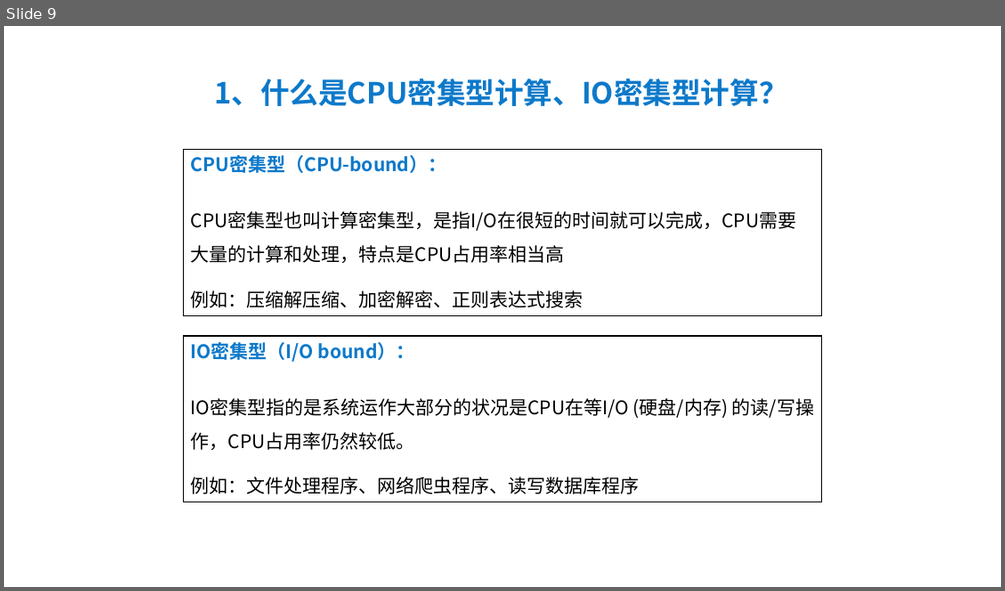
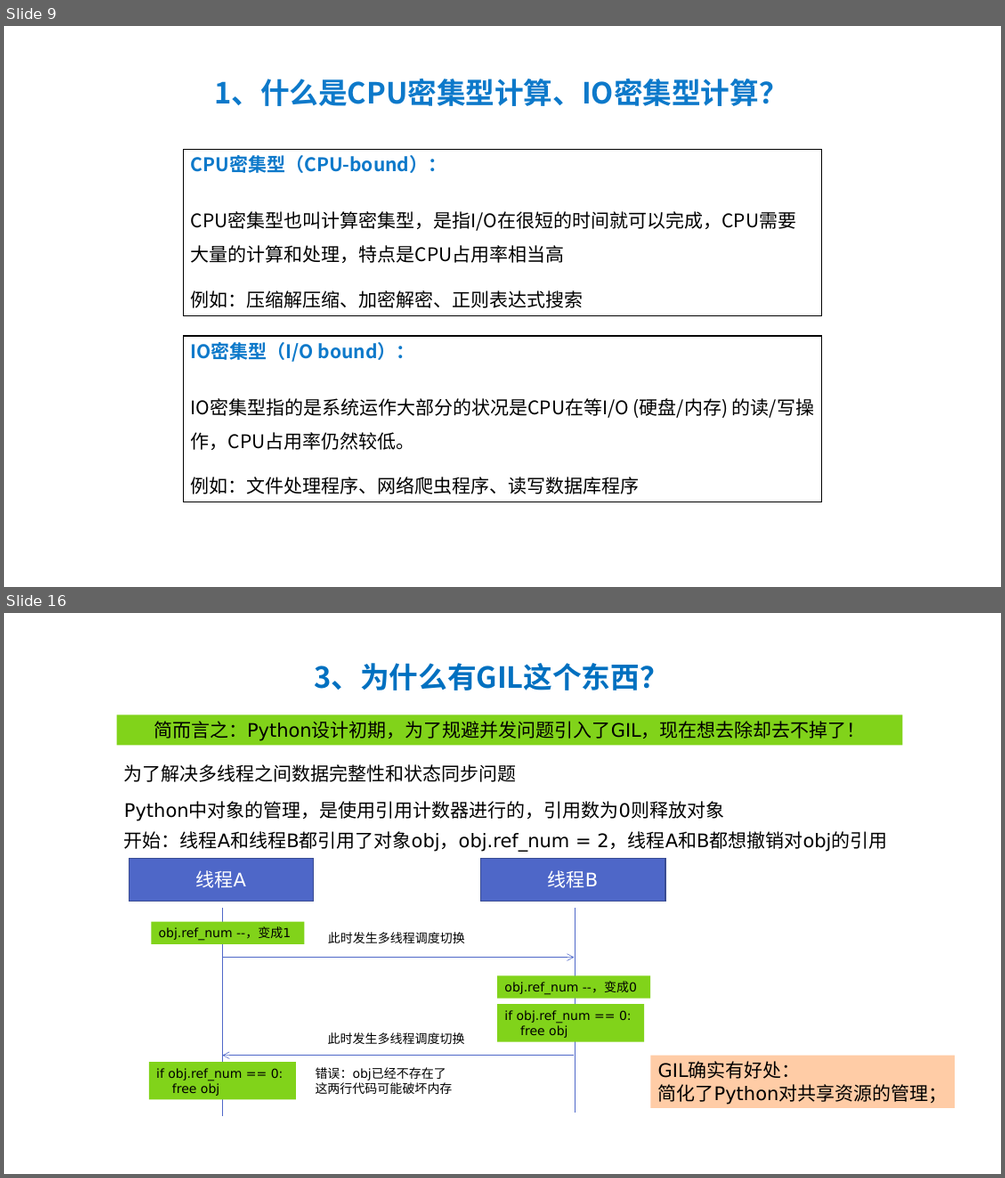
Before and after one commit to peiss/ant-learn-python-concurrent, a slide deck: Python并发编程简介.pptx. Shown one above the other, each under a label of ours: slide 9 before the commit, slides 9 and 16 after it; the slides between them are not shown. The pictures are 1005x591 and 1005x1178 pixels, drawn with LibreOffice and Linux fonts; fonts in the diff are those of the drawing. Boxes give left, top, right and bottom in pixels: in the first picture for what was removed or moved away, otherwise in the second. Text is boxed around its words. In the diff, an @@ line names an element or a change of style, - is before the commit and + after.

```diff
--- a/Python并发编程简介.pptx
+++ b/Python并发编程简介.pptx
@@ slide 16 added at bbox=[4, 613, 1001, 1174], background #FFFFFF @@
@@ text added at bbox=[314, 663, 669, 690], 28 pt, text #0070C0, bold @@
+3、为什么有GIL这个东西？
@@ rectangle added at bbox=[117, 714, 903, 745], fill #81D31A, 18 pt, text #000000 @@
+简而言之：Python设计初期，为了规避并发问题引入了GIL，现在想去除却去不掉了！
@@ text added at bbox=[124, 764, 517, 782], 18 pt, text #000000 @@
+为了解决多线程之间数据完整性和状态同步问题
@@ text added at bbox=[124, 802, 724, 821], 18 pt, text #000000 @@
+Python中对象的管理，是使用引用计数器进行的，引用数为0则释放对象
@@ text added at bbox=[124, 831, 887, 852], 18 pt, text #000000 @@
+开始：线程A和线程B都引用了对象obj，obj.ref_num = 2，线程A和B都想撤销对obj的引用
@@ rectangle added at bbox=[152, 922, 305, 944], fill #81D31A, 12 pt, text #000000 @@
+obj.ref_num --，变成1
@@ text added at bbox=[328, 932, 465, 943], 12 pt, text #000000 @@
+此时发生多线程调度切换
@@ group added at bbox=[129, 859, 665, 1116]: 2 rectangles, 2 lines @@
+线程A
+线程B
@@ arrow added from (222, 957) to (574, 957), #4E67C8 0.5 pt @@
@@ rectangle added at bbox=[498, 976, 651, 998], fill #81D31A, 12 pt, text #000000 @@
+obj.ref_num --，变成0
@@ rectangle added at bbox=[498, 1004, 644, 1041], fill #81D31A, 12 pt, text #000000 @@
+if obj.ref_num == 0:
+free obj
@@ text added at bbox=[328, 1032, 465, 1044], 12 pt, text #000000 @@
+此时发生多线程调度切换
@@ rectangle added at bbox=[149, 1062, 296, 1099], fill #81D31A, 12 pt, text #000000 @@
+if obj.ref_num == 0:
+free obj
@@ arrow added from (574, 1055) to (222, 1055), #4E67C8 0.5 pt @@
@@ rectangle added at bbox=[651, 1055, 955, 1108], fill #FFCCA6, 18 pt, text #000000 @@
+GIL确实有好处：
+简化了Python对共享资源的管理；
@@ text added at bbox=[316, 1067, 453, 1094], 12 pt, text #000000 @@
+错误：obj已经不存在了
+这两行代码可能破坏内存
```
Also in this commit, not shown: 2 slides changed, 5 other slides added.
